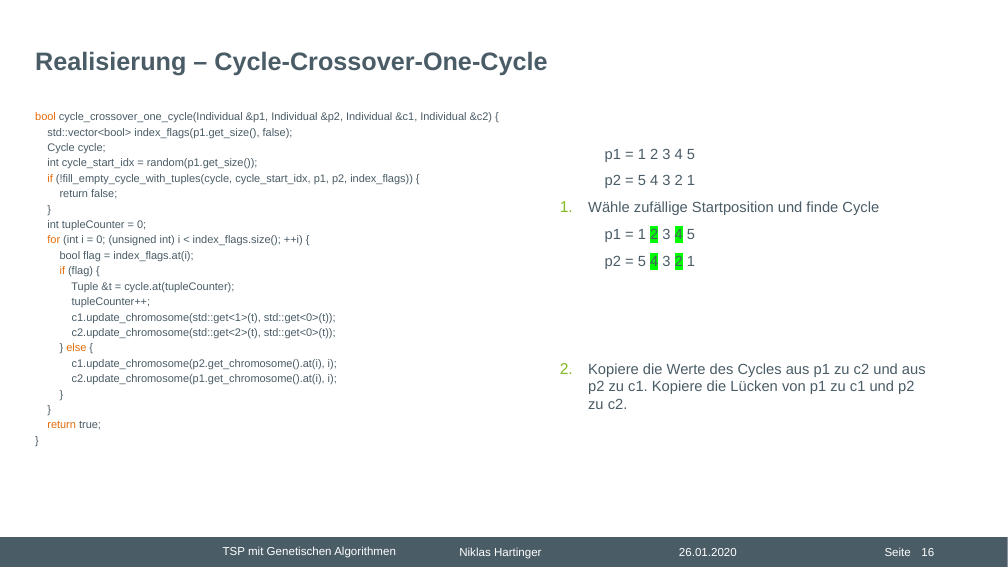
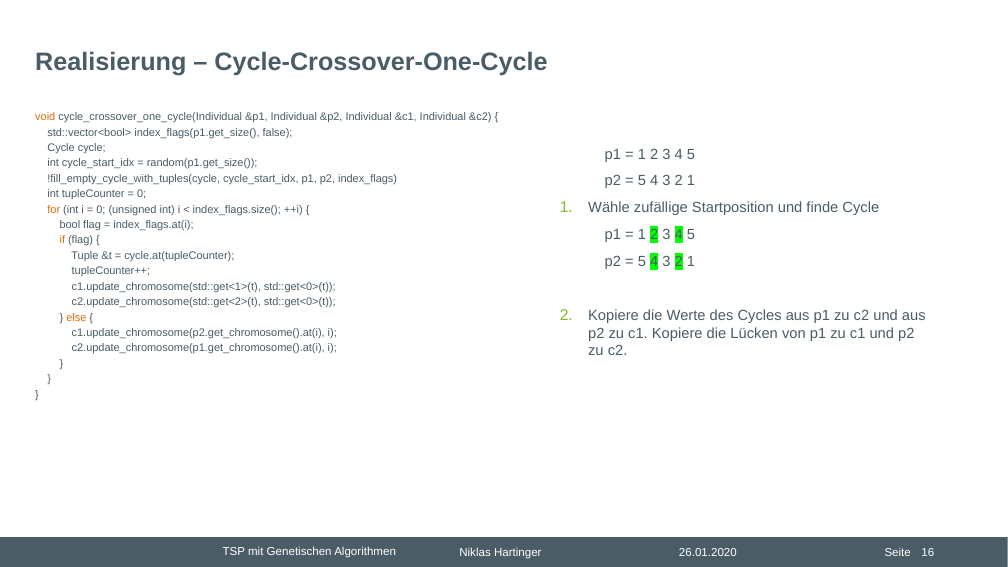
Before and after one commit to nhrt/Genetic-Algorithms, a slide deck: slide 16 of Projektvortrag/Präsentation Projektvortrag.pptx. Drawn at 1008x567 pixels with LibreOffice and Linux fonts; fonts in the diff are those of the drawing; background and template pictures are left out. Boxes give left, top, right and bottom in pixels: in the first picture for what was removed or moved away, otherwise in the second. Text is boxed around its words. In the diff, an @@ line names an element or a change of style, - is before the commit and + after.

```diff
--- a/Projektvortrag/Präsentation Projektvortrag.pptx
+++ b/Projektvortrag/Präsentation Projektvortrag.pptx
@@ text "p1 = 1 2 3 ..." rewrapped from (560,148,926,409) to (560,148,926,355) @@
@@ text at (35,112,492,123): text changed @@
-bool cycle_crossover_one_cycle(Individual &p1, Individual &p2, Individual &c1, Individual &c2) {
+void cycle_crossover_one_cycle(Individual &p1, Individual &p2, Individual &c1, Individual &c2) {
@@ text at (47,174,397,184): text changed @@
-if (!fill_empty_cycle_with_tuples(cycle, cycle_start_idx, p1, p2, index_flags)) {
-return false;
-}
+!fill_empty_cycle_with_tuples(cycle, cycle_start_idx, p1, p2, index_flags)
@@ text at (47,421,101,429): paragraph removed @@
-return true;
```
Also in this commit, not shown: 3 other slides changed.
